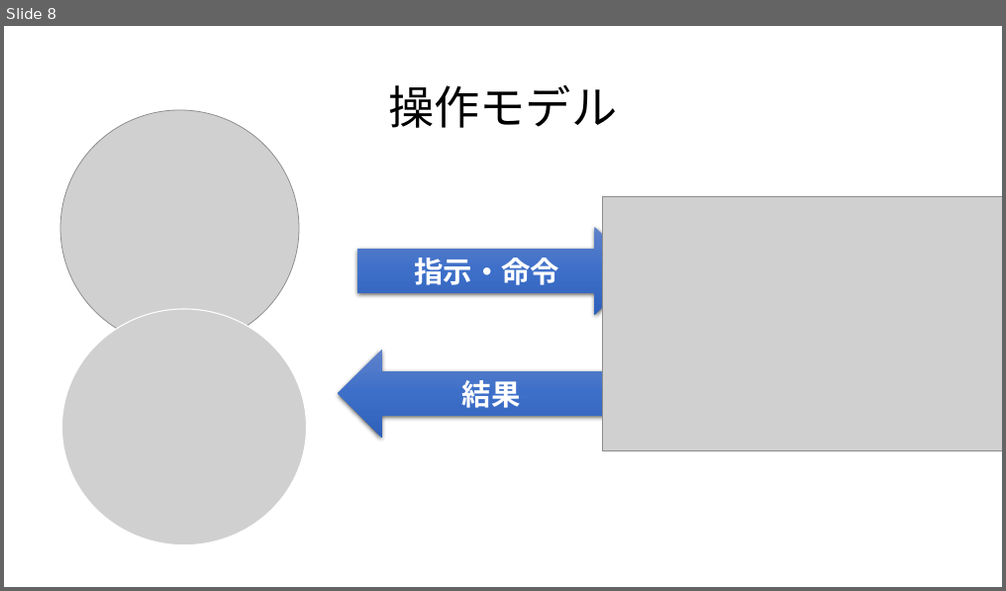
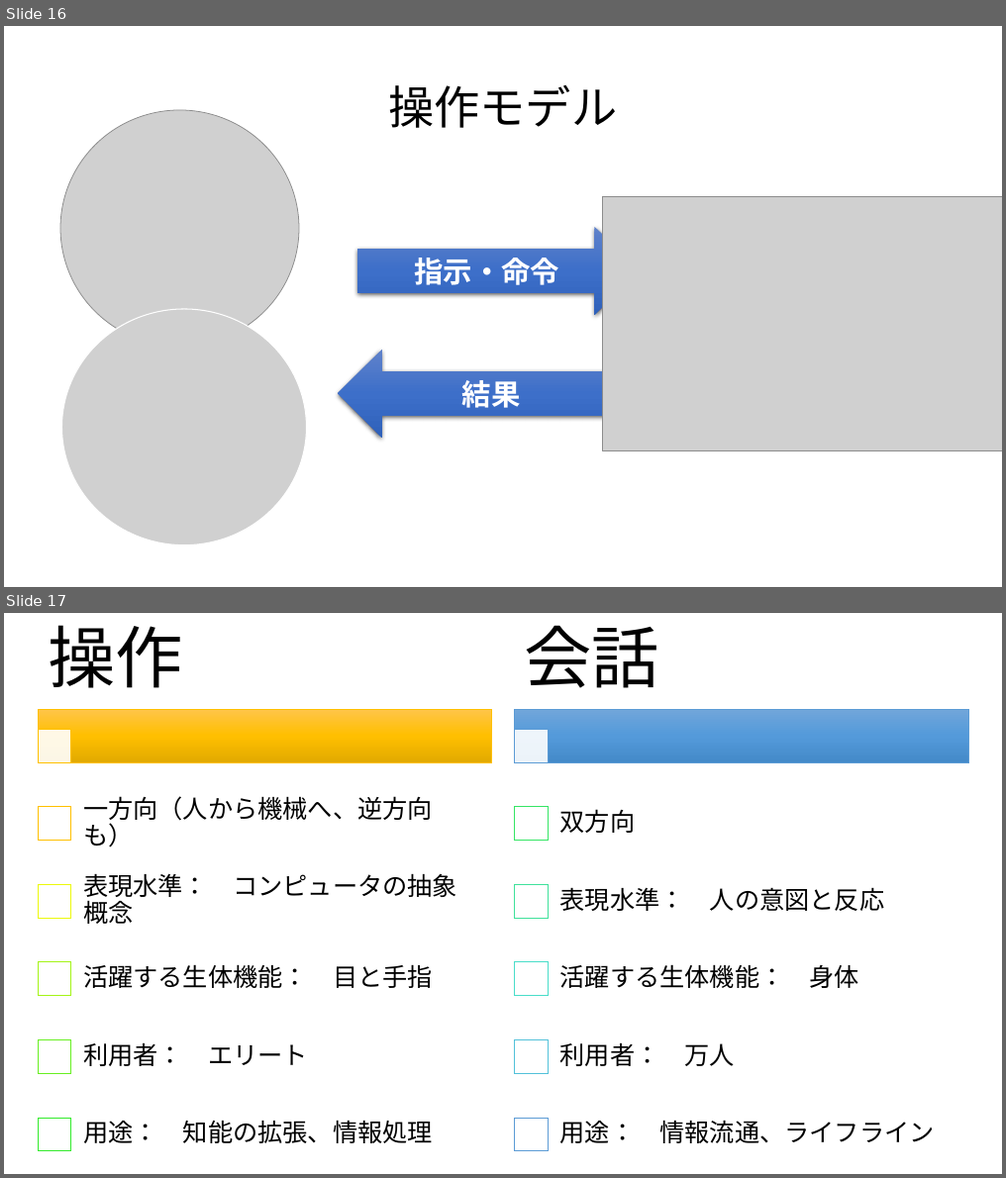
Before and after one commit to satoyoshiharu/docs, a slide deck: figures.pptx. Shown one above the other, each under a label of ours: slide 8 before the commit, slides 16 and 17 after it. The pictures are 1006x591 and 1006x1178 pixels, drawn with LibreOffice and Linux fonts; fonts in the diff are those of the drawing; grey boxes stand for pictures. Boxes give left, top, right and bottom in pixels: in the first picture for what was removed or moved away, otherwise in the second. Text is boxed around its words. In the diff, an @@ line names an element or a change of style, - is before the commit and + after.

Commit message:
updates

```diff
--- a/figures.pptx
+++ b/figures.pptx
@@ slide 17 added at (4,613,1002,1174), background #FFFFFF @@
@@ group added at (38,625,969,1152): 14 rectangles, 12 texts @@
+操作
+一方向（人から機械へ、逆方向も）
+表現水準： コンピュータの抽象概念
+活躍する生体機能： 目と手指
+利用者： エリート
+用途： 知能の拡張、情報処理
+会話
+双方向
+表現水準： 人の意図と反応
+活躍する生体機能： 身体
+利用者： 万人
+用途： 情報流通、ライフライン
@@ what was slide 8 is now slide 16 @@
```
Also in this commit, not shown: 4 other slides added.
